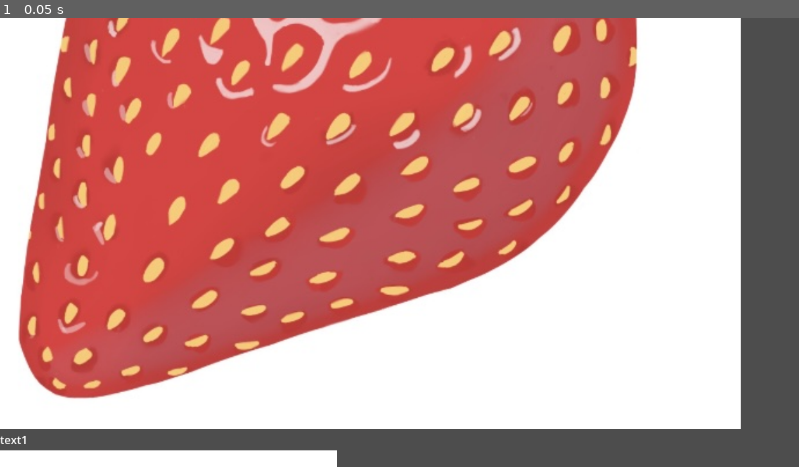
Above: before the commit, frame 1.
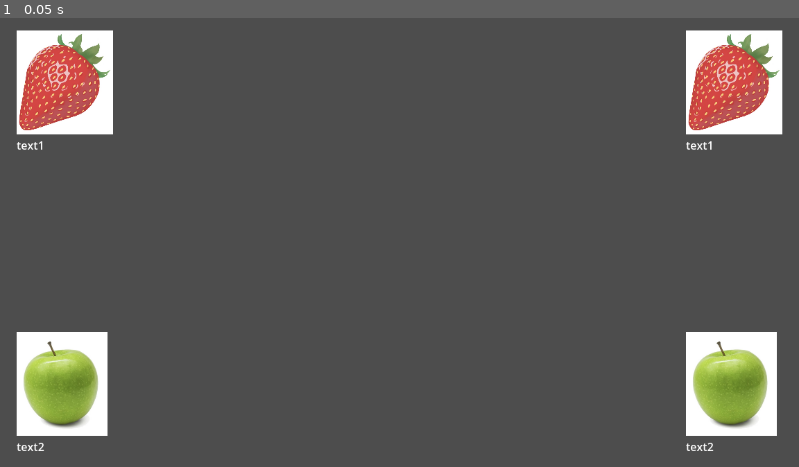
Above: after the commit, the same moment.

Repository: g4nd4lf/test_godot_ui
Game: Godot game, scene res://test_ui.tscn
The game is run twice, just before and just after one commit, with the same random seed, the same clock (stepped at 60 frames per second) and the same inputs. The project has no main scene, so this scene is started directly.
Inputs:
- Up to frame 1 (0.05 s): no input

The runs differ from the first frame. In frame 1, 87% of the frame differs, in the area x 0-98%, y 0-100%.

Commit message:
fix sizes and distribution

Diff:
--- a/test_ui.tscn
+++ b/test_ui.tscn
@@ -11,7 +11,7 @@
 grow_horizontal = 2
 grow_vertical = 2
 
-[node name="VBoxContainer" type="VBoxContainer" parent="."]
+[node name="HBoxContainer" type="HBoxContainer" parent="."]
 layout_mode = 1
 anchors_preset = 15
 anchor_right = 1.0
@@ -19,25 +19,101 @@
 grow_horizontal = 2
 grow_vertical = 2
 
-[node name="TextureRect" type="TextureRect" parent="VBoxContainer"]
+[node name="HSplitContainer" type="HSplitContainer" parent="HBoxContainer"]
+custom_minimum_size = Vector2(20, 0)
 layout_mode = 2
+
+[node name="VBoxContainer" type="VBoxContainer" parent="HBoxContainer"]
+layout_mode = 2
+
+[node name="VSplitContainer3" type="VSplitContainer" parent="HBoxContainer/VBoxContainer"]
+custom_minimum_size = Vector2(0, 20)
+layout_mode = 2
+
+[node name="TextureRect" type="TextureRect" parent="HBoxContainer/VBoxContainer"]
+custom_minimum_size = Vector2(0, 150)
+layout_mode = 2
+size_flags_horizontal = 0
 size_flags_vertical = 3
 texture = ExtResource("1_w4nob")
-expand_mode = 4
-stretch_mode = 4
+expand_mode = 3
+stretch_mode = 5
 
-[node name="Label" type="Label" parent="VBoxContainer"]
+[node name="Label" type="Label" parent="HBoxContainer/VBoxContainer"]
 layout_mode = 2
-size_flags_vertical = 3
+size_flags_vertical = 0
 text = "text1"
 
-[node name="TextureRect2" type="TextureRect" parent="VBoxContainer"]
+[node name="VSplitContainer" type="VSplitContainer" parent="HBoxContainer/VBoxContainer"]
+custom_minimum_size = Vector2(0, 250)
 layout_mode = 2
+
+[node name="TextureRect2" type="TextureRect" parent="HBoxContainer/VBoxContainer"]
+custom_minimum_size = Vector2(0, 150)
+layout_mode = 2
+size_flags_horizontal = 0
 size_flags_vertical = 3
 texture = ExtResource("2_3tn64")
-stretch_mode = 4
+expand_mode = 3
+stretch_mode = 5
 
-[node name="Label2" type="Label" parent="VBoxContainer"]
+[node name="Label2" type="Label" parent="HBoxContainer/VBoxContainer"]
 layout_mode = 2
+size_flags_vertical = 0
+text = "text2"
+
+[node name="VSplitContainer2" type="VSplitContainer" parent="HBoxContainer/VBoxContainer"]
+custom_minimum_size = Vector2(0, 20)
+layout_mode = 2
+
+[node name="HSplitContainer2" type="HSplitContainer" parent="HBoxContainer"]
+custom_minimum_size = Vector2(20, 0)
+layout_mode = 2
+size_flags_horizontal = 3
+
+[node name="VBoxContainer2" type="VBoxContainer" parent="HBoxContainer"]
+layout_mode = 2
+
+[node name="VSplitContainer3" type="VSplitContainer" parent="HBoxContainer/VBoxContainer2"]
+custom_minimum_size = Vector2(0, 20)
+layout_mode = 2
+
+[node name="TextureRect" type="TextureRect" parent="HBoxContainer/VBoxContainer2"]
+custom_minimum_size = Vector2(0, 150)
+layout_mode = 2
+size_flags_horizontal = 0
 size_flags_vertical = 3
+texture = ExtResource("1_w4nob")
+expand_mode = 3
+stretch_mode = 5
+
+[node name="Label" type="Label" parent="HBoxContainer/VBoxContainer2"]
+layout_mode = 2
+size_flags_vertical = 0
+text = "text1"
+
+[node name="VSplitContainer" type="VSplitContainer" parent="HBoxContainer/VBoxContainer2"]
+custom_minimum_size = Vector2(0, 250)
+layout_mode = 2
+
+[node name="TextureRect2" type="TextureRect" parent="HBoxContainer/VBoxContainer2"]
+custom_minimum_size = Vector2(0, 150)
+layout_mode = 2
+size_flags_horizontal = 0
+size_flags_vertical = 3
+texture = ExtResource("2_3tn64")
+expand_mode = 3
+stretch_mode = 5
+
+[node name="Label2" type="Label" parent="HBoxContainer/VBoxContainer2"]
+layout_mode = 2
+size_flags_vertical = 0
 text = "text2"
+
+[node name="VSplitContainer2" type="VSplitContainer" parent="HBoxContainer/VBoxContainer2"]
+custom_minimum_size = Vector2(0, 20)
+layout_mode = 2
+
+[node name="HSplitContainer3" type="HSplitContainer" parent="HBoxContainer"]
+custom_minimum_size = Vector2(20, 0)
+layout_mode = 2
